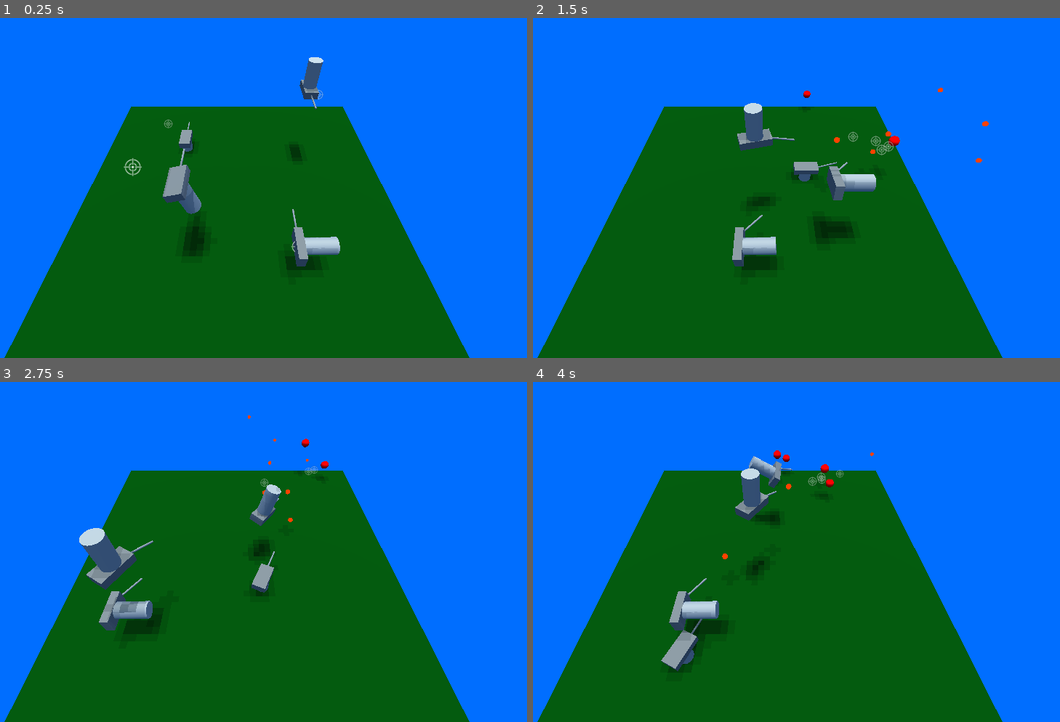
Above: before the commit, frames 1-4 (two rows, left to right).
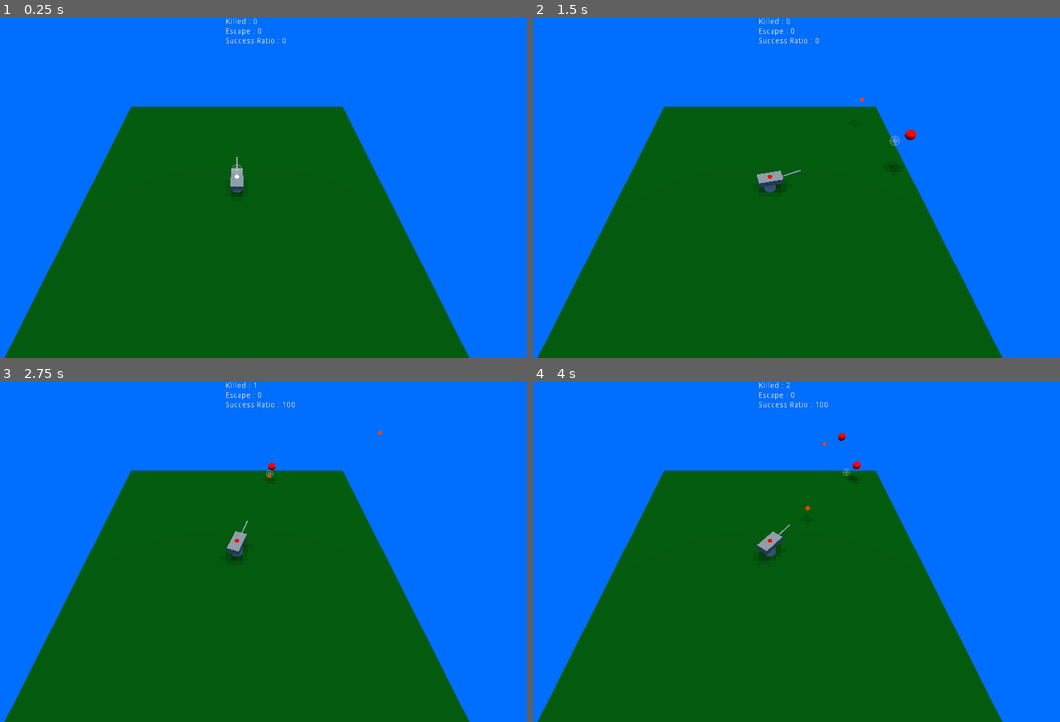
Above: after the commit, the same moments.

Repository: renosyah/3D_turret_demo
Game: Godot game, scene res://main.tscn
Same seed, same stepped clock (60 frames per second), same inputs: the game is played once before the commit and once after it.
Inputs:
- Up to frame 1 (0.25 s): no input
- Up to frame 2 (1.5 s): no input
- Up to frame 3 (2.75 s): no input
- Up to frame 4 (4 s): no input

The runs differ from the first frame. In frame 1, 3.0% of the frame differs, in the area x 23-65%, y 0-75%; in frame 2, 3.6%, in the area x 37-87%, y 0-75%; in frame 3, 3.5%; in frame 4, 3.4%.

Commit message:
update FCS

Diff:
--- a/bullet/bullet.gd
+++ b/bullet/bullet.gd
@@ -28,4 +28,4 @@
 
 func _on_bullet_body_entered(body):
 	if is_instance_valid(body):
-		body.queue_free()
+		body.kill()
--- a/enemy/enemy.gd
+++ b/enemy/enemy.gd
@@ -1,4 +1,7 @@
 extends KinematicBody
+
+signal reach
+signal killed
 
 export var move_to :Vector3
 export var speed :float = 4
@@ -10,9 +13,15 @@
 	var dir = pos.direction_to(move_to)
 	var dis = pos.distance_to(move_to)
 	if dis < 0.6:
+		emit_signal("reach")
 		set_process(false)
 		queue_free()
 		return
 
 	velocity = dir * speed
 	velocity = move_and_slide(velocity)
+
+func kill():
+	emit_signal("killed")
+	set_process(false)
+	queue_free()
--- a/main.gd
+++ b/main.gd
@@ -5,9 +5,14 @@
 onready var spawn = $Path/spawn
 onready var to = $Path2/to
 onready var timer = $Timer
+onready var label = $CanvasLayer/Label
+
+var killed :int
+var escape :int
 
 func _ready():
 	timer.start()
+	print_label()
 
 func _on_Timer_timeout():
 	timer.start()
@@ -20,8 +25,27 @@
 
 	var enemy = enemy_scene.instance()
 	enemy.move_to = move_to
+	enemy.connect("reach", self, "_on_enemy_reach")
+	enemy.connect("killed", self,"_on_enemy_killed")
 	add_child(enemy)
 	enemy.translation = from_pos
 
 func _on_back_pressed():
 	get_tree().change_scene("res://menu.tscn")
+
+func _on_enemy_reach():
+	escape += 1
+	print_label()
+
+func _on_enemy_killed():
+	killed += 1
+	print_label()
+
+func print_label():
+	label.text = "Killed : %s\nEscape : %s\nSuccess Ratio : %s" % [killed, escape, get_kill_ratio(killed, escape)]
+
+func get_kill_ratio(killed: int, escaped: int) -> float:
+	var total = killed + escaped
+	if total == 0:
+		return 0.0
+	return round(float(killed) / float(total) * 100.0)
--- a/main.tscn
+++ b/main.tscn
@@ -161,15 +161,23 @@
 
 [node name="turret" parent="." instance=ExtResource( 1 )]
 transform = Transform( 1, 0, 0, 0, 1, 0, 0, 0, 1, -6.42271, 0, -5.91117 )
+visible = false
+
+[node name="turret5" parent="." instance=ExtResource( 1 )]
+transform = Transform( 1, 0, 0, 0, 1, 0, 0, 0, 1, 0.00145388, 0, 0.0111079 )
+enable = true
 
 [node name="turret4" parent="." instance=ExtResource( 1 )]
 transform = Transform( 1, 0, 0, 0, 1, 0, 0, 0, 1, -5.00805, 5.27991, 5.01608 )
+visible = false
 
 [node name="turret3" parent="." instance=ExtResource( 1 )]
 transform = Transform( 1, 0, 0, 0, -0.999891, 0.0147474, 0, -0.0147474, -0.999891, 6.82058, 7.58586, -5.74066 )
+visible = false
 
 [node name="turret2" parent="." instance=ExtResource( 1 )]
 transform = Transform( -0.03776, -0.999287, 0, 0.999287, -0.03776, 0, 0, 0, 1, 5.9072, 2.80997, 6.76867 )
+visible = false
 
 [node name="Path" type="Path" parent="."]
 transform = Transform( 1, 0, 0, 0, 1, 0, 0, 0, 1, 0, 1.84222, 0 )
@@ -186,7 +194,6 @@
 transform = Transform( 0.99512, 1.36507e-11, -0.0986725, -6.7141e-12, 1, 7.06317e-11, 0.0986725, -6.96245e-11, 0.99512, 0.109476, -6.19888e-06, 13.0079 )
 
 [node name="Timer" type="Timer" parent="."]
-wait_time = 0.6
 one_shot = true
 
 [node name="WorldEnvironment" type="WorldEnvironment" parent="."]
@@ -210,4 +217,13 @@
 anims/RESET = SubResource( 5 )
 anims/move = SubResource( 6 )
 
+[node name="CanvasLayer" type="CanvasLayer" parent="."]
+
+[node name="Label" type="Label" parent="CanvasLayer"]
+anchor_left = 0.5
+anchor_right = 0.5
+margin_left = -20.0
+margin_right = 20.0
+margin_bottom = 14.0
+
 [connection signal="timeout" from="Timer" to="." method="_on_Timer_timeout"]
--- a/turret/turret.gd
+++ b/turret/turret.gd
@@ -8,6 +8,8 @@
 
 export var turret_rotation_speed :float = 8
 export var bullet_speed :float = 28
+export var fire_alignment_threshold = 0.80
+export var enable :bool
 
 var targets :Array
 
@@ -16,6 +18,8 @@
 onready var timer = $Timer
 onready var sprite_3d = $Sprite3D
 onready var position_3d = $body/gun/Position3D
+onready var no_align = $no_align
+onready var align = $align
 
 var spatial :Spatial = Spatial.new()
 
@@ -25,7 +29,7 @@
 	sprite_3d.set_as_toplevel(true)
 
 func _process(delta):
-	if targets.empty():
+	if targets.empty() or not enable:
 		return
 
 	var target = targets[0]
@@ -39,10 +43,7 @@
 	# get position where the target is gonna be
 	var bullet_fly_time :float = dist_to_target_pos / bullet_speed
 	var target_move_pos = target_pos + target.velocity * bullet_fly_time
-	var dist_to_target_move_pos = pos.distance_to(target_move_pos)
-
-	var turret_aiming_pos = pos + -gun.global_transform.basis.z * dist_to_target_move_pos
-	turret_aiming_pos.y = target_move_pos.y
+	var dir_to_target = pos.direction_to(target_move_pos)
 
 	spatial.look_at(target_move_pos, Vector3.UP)
 
@@ -57,11 +58,18 @@
 	body.rotation.y = lerp_angle(body.rotation.y, spatial.rotation.y, turret_rotation_speed * delta)
 	gun.rotation.x = lerp_angle(gun.rotation.x, spatial.rotation.x, turret_rotation_speed * delta)
 
-	sprite_3d.translation = turret_aiming_pos
+	sprite_3d.translation = target_move_pos
 
 	# check turret aiming at is align
 	# with target position
-	if not turret_aiming_pos.distance_to(target_move_pos) < 1:
+	var turret_aiming_pos = (-gun.global_transform.basis.z).normalized()
+	var alignment = turret_aiming_pos.dot(dir_to_target)
+	var is_align = alignment > fire_alignment_threshold
+
+	no_align.visible = not is_align
+	align.visible = is_align
+
+	if not is_align:
 		return
 
 	if not timer.is_stopped():
--- a/turret/turret.tscn
+++ b/turret/turret.tscn
@@ -1,8 +1,21 @@
-[gd_scene load_steps=11 format=2]
+[gd_scene load_steps=14 format=2]
 
 [ext_resource path="res://turret/turret.gd" type="Script" id=1]
 [ext_resource path="res://aim.png" type="Texture" id=2]
 [ext_resource path="res://bullet/bullet.tscn" type="PackedScene" id=3]
+
+[sub_resource type="SphereMesh" id=8]
+radius = 0.2
+height = 0.2
+radial_segments = 8
+rings = 8
+
+[sub_resource type="SpatialMaterial" id=9]
+flags_unshaded = true
+
+[sub_resource type="SpatialMaterial" id=10]
+flags_unshaded = true
+albedo_color = Color( 1, 0, 0, 1 )
 
 [sub_resource type="CylinderMesh" id=1]
 top_radius = 0.5
@@ -31,6 +44,18 @@
 [node name="turret" type="Spatial"]
 script = ExtResource( 1 )
 bullet_scene = ExtResource( 3 )
+
+[node name="no_align" type="MeshInstance" parent="."]
+transform = Transform( 1, 0, 0, 0, 1, 0, 0, 0, 1, 0, 1.42775, 0 )
+mesh = SubResource( 8 )
+software_skinning_transform_normals = false
+material/0 = SubResource( 9 )
+
+[node name="align" type="MeshInstance" parent="."]
+transform = Transform( 1, 0, 0, 0, 1, 0, 0, 0, 1, 0, 1.42775, 0 )
+mesh = SubResource( 8 )
+software_skinning_transform_normals = false
+material/0 = SubResource( 10 )
 
 [node name="Sprite3D" type="Sprite3D" parent="."]
 transform = Transform( 1, 0, 0, 0, 1, 0, 0, 0, 1, 0, 2.29233, 0 )
